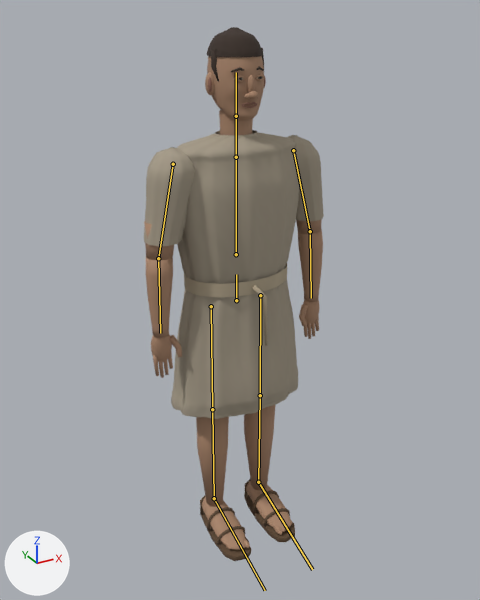
Two versions of the glTF model public/models/bronze-artisan.glb, one commit apart.
Rendered twice from a camera (50 mm lens) standing at (-0.954, -1.758, 1.76) and looking at (-0.017, -0.055, 0.908). Arrows for +X, +Y and +Z are at lower left; the lights stay in place. The picture after the commit comes second. The bones that change, and the others that lie on the model, are drawn over the model as lines.

The first picture shows 'hair-surface.011', 'iris-surface.011', 'iron-tunic-cloth-surface.002', 'labor-wrap-cloth-surface', 'leather-surface.010', 'lip-surface.011', 'skin-surface.011'.
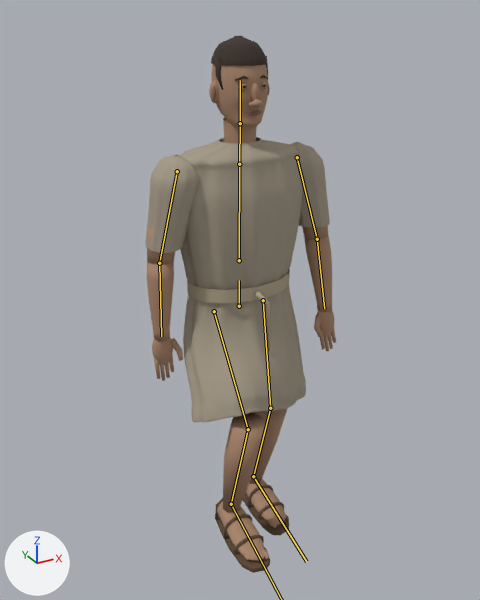
The newer file adds an action. The first version stands in its rest pose; the second is drawn at frame 7 of the action 'StartWalk'.

Pixel boxes [x1, y1, x2, y2] of what changed, in the pictures (480 x 600 px):
'iron-tunic-cloth-surface.002', posed: before [144, 130, 324, 419]; after [145, 137, 330, 423]
'skin-surface.011', posed: before [144, 56, 323, 550]; after [147, 64, 336, 561]
'leather-surface.010', posed: before [200, 479, 295, 561]; after [215, 484, 289, 573]
'labor-wrap-cloth-surface', posed: before [184, 264, 287, 346]; after [187, 269, 290, 351]
'hair-surface.011', posed: before [207, 27, 264, 81]; after [211, 36, 268, 90]
'lip-surface.011', posed: before [208, 75, 266, 108]; after [212, 83, 270, 116]
'iris-surface.011', posed: before [239, 76, 262, 80]; after [243, 85, 266, 89]
bone 'hips', root to tip: before (236, 300) to (236, 274); after (239, 306) to (239, 280)
bone 'armL', root to tip: before (173, 164) to (158, 258); after (177, 171) to (159, 263)
bone 'forearmL', root to tip: before (158, 258) to (160, 333); after (159, 263) to (161, 336)
bone 'armR', root to tip: before (293, 150) to (310, 231); after (297, 157) to (317, 239)
bone 'forearmR', root to tip: before (310, 231) to (311, 298); after (317, 239) to (324, 308)
bone 'thighL', root to tip: before (211, 306) to (212, 409); after (214, 311) to (248, 429)
bone 'shinL', root to tip: before (212, 409) to (214, 498); after (248, 429) to (231, 504)
bone 'thighR', root to tip: before (260, 295) to (260, 395); after (263, 300) to (270, 408)
bone 'shinR', root to tip: before (260, 395) to (258, 482); after (270, 408) to (253, 476)
bone 'footR', root to tip: before (258, 482) to (312, 569); after (253, 476) to (306, 561)

Diff of the bpy script that builds the scene:
```diff
--- a/public/models/bronze-artisan.glb.py
+++ b/public/models/bronze-artisan.glb.py
@@ bone_hips @@
 bone_hips = bpy.data.objects['resident-rig.012'].pose.bones['hips']  # child of 'root'
-bone_hips.location = (0.0, 0.0, 0.0)
+bone_hips.location = (0.009, -0.021, 0.0)
@@ bone_arml @@
 bone_arml = bpy.data.objects['resident-rig.012'].pose.bones['armL']  # child of 'spine'
-bone_arml.rotation_quaternion = (1.0, 0.0, 0.0, 0.0)  # degrees (0, 0, 0)
+bone_arml.rotation_quaternion = (0.999, 0.032, -0.009, -0.008)  # degrees (4, -1, -1)
@@ bone_forearml @@
 bone_forearml = bpy.data.objects['resident-rig.012'].pose.bones['forearmL']  # child of 'armL'
-bone_forearml.rotation_quaternion = (1.0, 0.0, 0.0, 0.0)  # degrees (0, 0, 0)
+bone_forearml.rotation_quaternion = (0.999, -0.043, 0.002, 0.002)  # degrees (-5, 0, 0)
@@ bone_armr @@
 bone_armr = bpy.data.objects['resident-rig.012'].pose.bones['armR']  # child of 'spine'
-bone_armr.rotation_quaternion = (1.0, 0.0, 0.0, 0.0)  # degrees (0, 0, 0)
+bone_armr.rotation_quaternion = (0.999, -0.044, -0.012, -0.011)  # degrees (-5, -1, -1)
@@ bone_forearmr @@
 bone_forearmr = bpy.data.objects['resident-rig.012'].pose.bones['forearmR']  # child of 'armR'
-bone_forearmr.rotation_quaternion = (1.0, 0.0, 0.0, 0.0)  # degrees (0, 0, 0)
+bone_forearmr.rotation_quaternion = (0.999, -0.043, -0.002, -0.002)  # degrees (-5, 0, 0)
@@ bone_thighl @@
 bone_thighl = bpy.data.objects['resident-rig.012'].pose.bones['thighL']  # child of 'hips'
-bone_thighl.rotation_quaternion = (1.0, 0.0, 0.0, 0.0)  # degrees (0, 0, 0)
+bone_thighl.rotation_quaternion = (-0.946, 0.325, -0.003, -0.007)  # degrees (-38, 1, 1)
@@ bone_shinl @@
 bone_shinl = bpy.data.objects['resident-rig.012'].pose.bones['shinL']  # child of 'thighL'
-bone_shinl.rotation_quaternion = (1.0, 0.0, 0.0, 0.0)  # degrees (0, 0, 0)
+bone_shinl.rotation_quaternion = (0.893, 0.45, -0.001, 0.004)  # degrees (53, 0, 0)
@@ bone_footl @@
 bone_footl = bpy.data.objects['resident-rig.012'].pose.bones['footL']  # child of 'shinL'
-bone_footl.rotation_quaternion = (1.0, 0.0, 0.0, 0.0)  # degrees (0, 0, 0)
+bone_footl.rotation_quaternion = (0.995, -0.104, 0.008, -0.003)  # degrees (-12, 1, 0)
@@ bone_thighr @@
 bone_thighr = bpy.data.objects['resident-rig.012'].pose.bones['thighR']  # child of 'hips'
-bone_thighr.rotation_quaternion = (1.0, 0.0, 0.0, 0.0)  # degrees (0, 0, 0)
+bone_thighr.rotation_quaternion = (-0.996, 0.092, -0.003, -0.007)  # degrees (-11, 0, 1)
@@ bone_shinr @@
 bone_shinr = bpy.data.objects['resident-rig.012'].pose.bones['shinR']  # child of 'thighR'
-bone_shinr.rotation_quaternion = (1.0, 0.0, 0.0, 0.0)  # degrees (0, 0, 0)
+bone_shinr.rotation_quaternion = (0.973, 0.229, -0.002, -0.004)  # degrees (26, 0, 0)
@@ bone_footr @@
 bone_footr = bpy.data.objects['resident-rig.012'].pose.bones['footR']  # child of 'shinR'
-bone_footr.rotation_quaternion = (1.0, 0.0, 0.0, 0.0)  # degrees (0, 0, 0)
+bone_footr.rotation_quaternion = (0.99, -0.141, 0.004, -0.001)  # degrees (-16, 0, 0)
```
